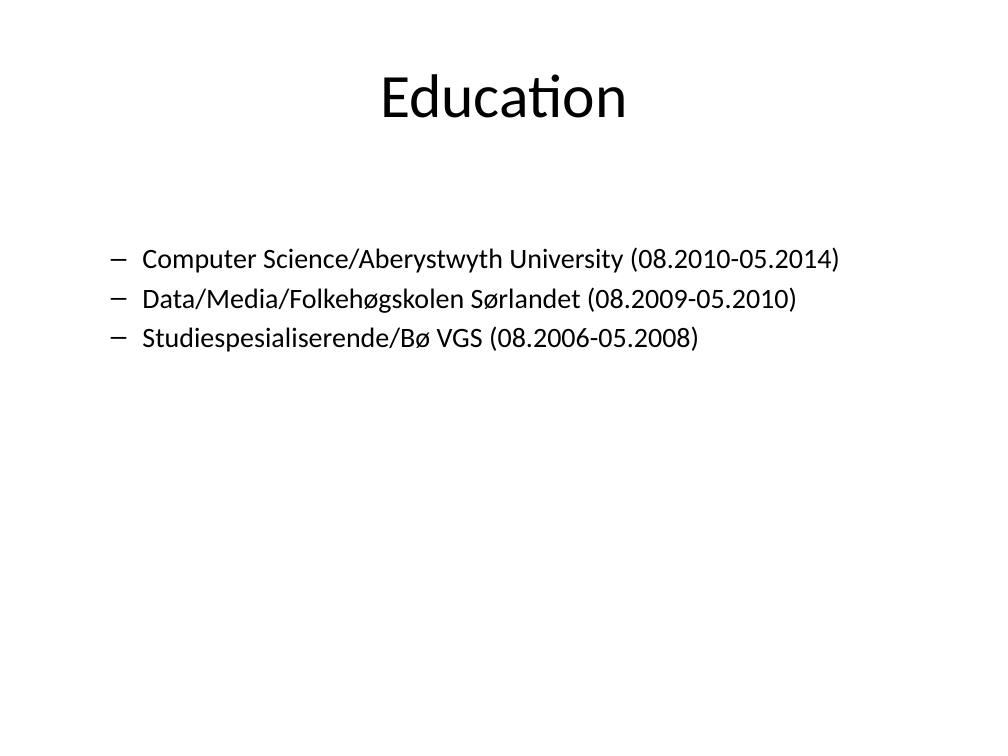
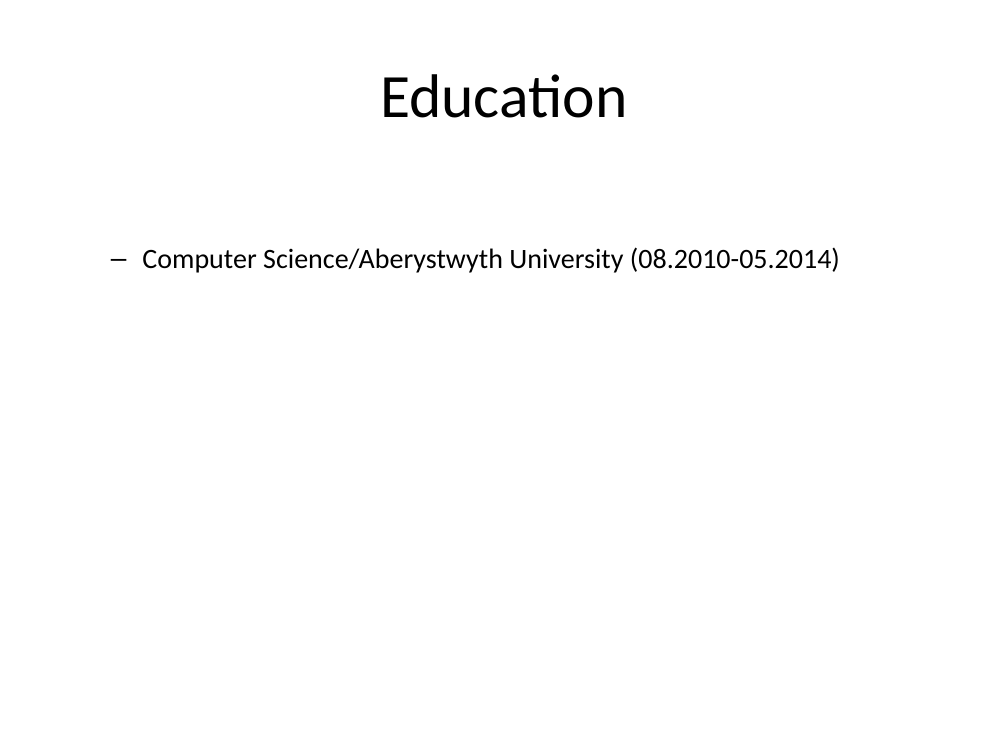
Before and after one commit to atomfinger/resume, a slide deck: slide 6 of resume.pptx. Drawn at 1008x756 pixels with LibreOffice and Linux fonts; fonts in the diff are those of the drawing. Boxes give left, top, right and bottom in pixels: in the first picture for what was removed or moved away, otherwise in the second. Text is boxed around its words. In the diff, an @@ line names an element or a change of style, - is before the commit and + after.

```diff
--- a/resume.pptx
+++ b/resume.pptx
@@ text at (142,287,797,352): paragraphs removed @@
-  – Data/Media/Folkehøgskolen Sørlandet (08.2009-05.2010)
-  – Studiespesialiserende/Bø VGS (08.2006-05.2008)
```
Also in this commit, not shown: 2 other slides changed, 12 other files.
